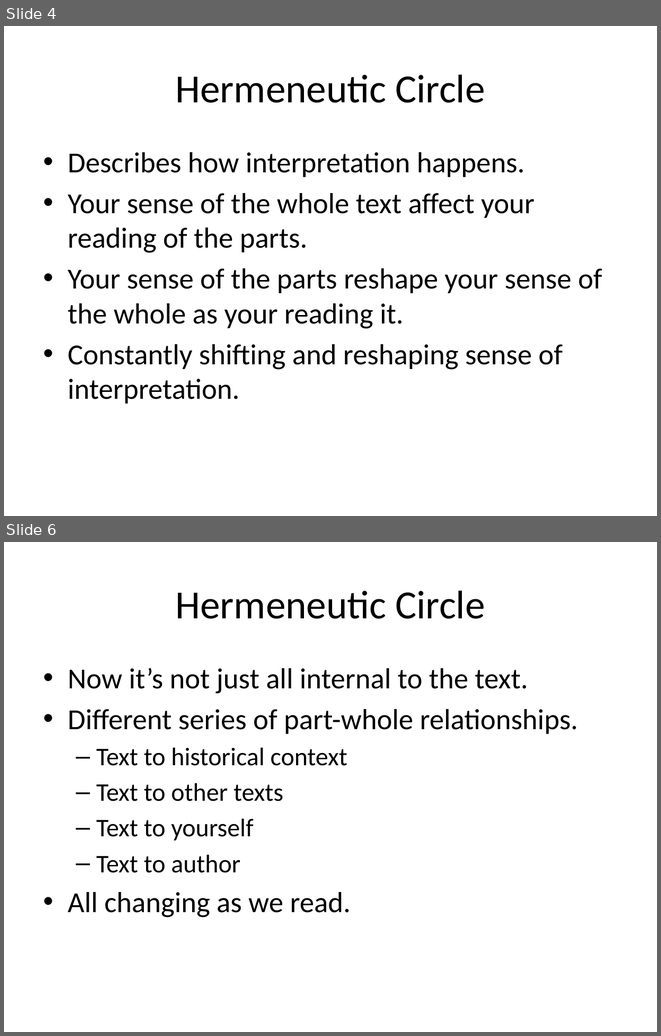
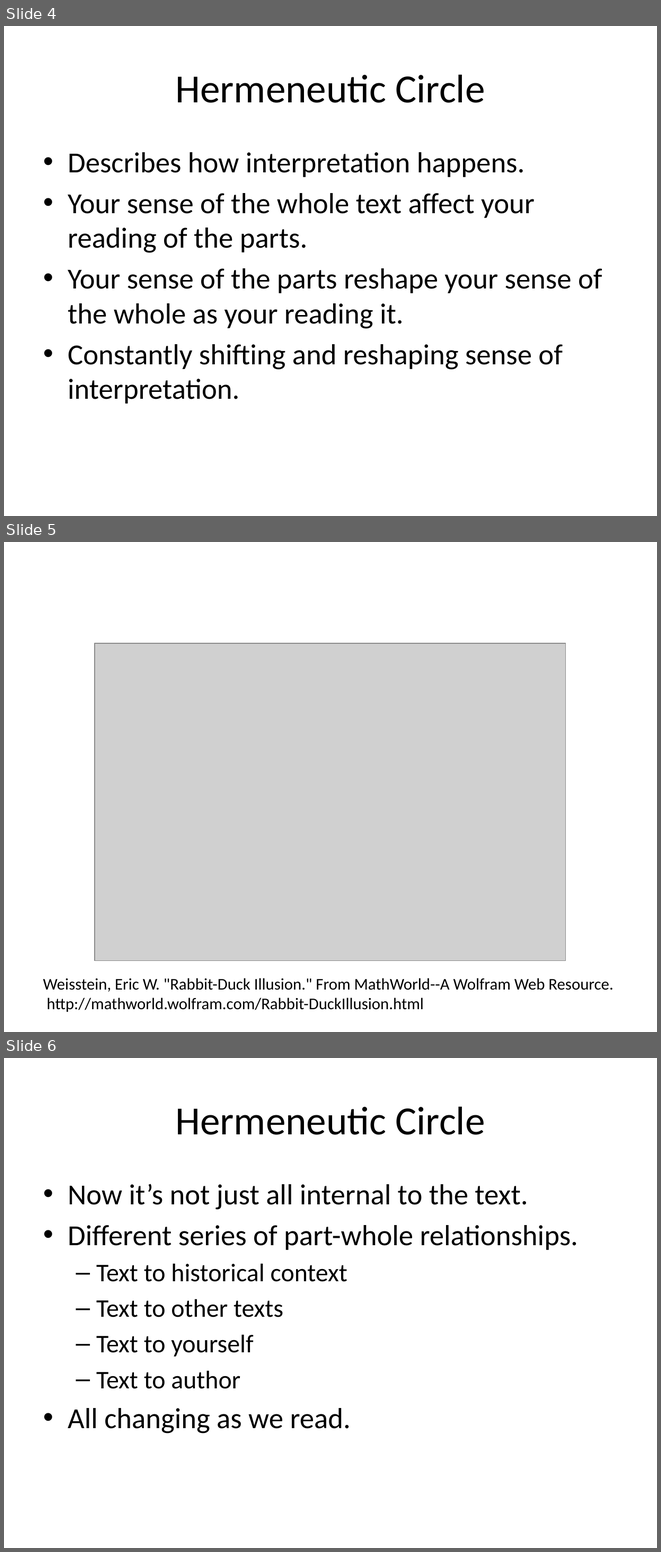
Before and after one commit to bmw9t/text-analysis-slides, a slide deck: Close Reading.pptx. Shown one above the other, each under a label of ours: slides 4 and 6 before the commit, slides 4, 5 and 6 after it; the slides between them are not shown. The pictures are 661x1036 and 661x1552 pixels, drawn with LibreOffice and Linux fonts; fonts in the diff are those of the drawing; grey boxes stand for pictures. Boxes give left, top, right and bottom in pixels: in the first picture for what was removed or moved away, otherwise in the second. Text is boxed around its words. In the diff, an @@ line names an element or a change of style, - is before the commit and + after.

Commit message:
updates some image copyrights

```diff
--- a/Close Reading.pptx
+++ b/Close Reading.pptx
@@ slide 5 added at (x1=4, y1=542, x2=657, y2=1032), background #FFFFFF @@
@@ picture added at (x1=95, y1=643, x2=566, y2=961) @@
@@ text added at (x1=43, y1=978, x2=613, y2=1012), 18 pt, text #000000 @@
+Weisstein, Eric W. "Rabbit-Duck Illusion." From MathWorld--A Wolfram Web Resource.
+http://mathworld.wolfram.com/Rabbit-DuckIllusion.html
```
Also in this commit, not shown: 1 slide removed.
